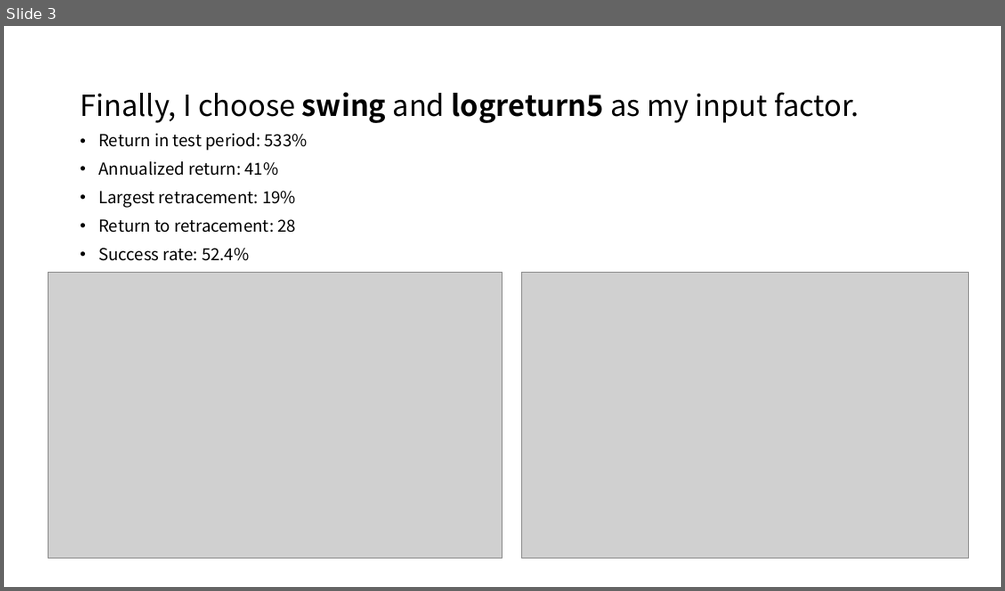
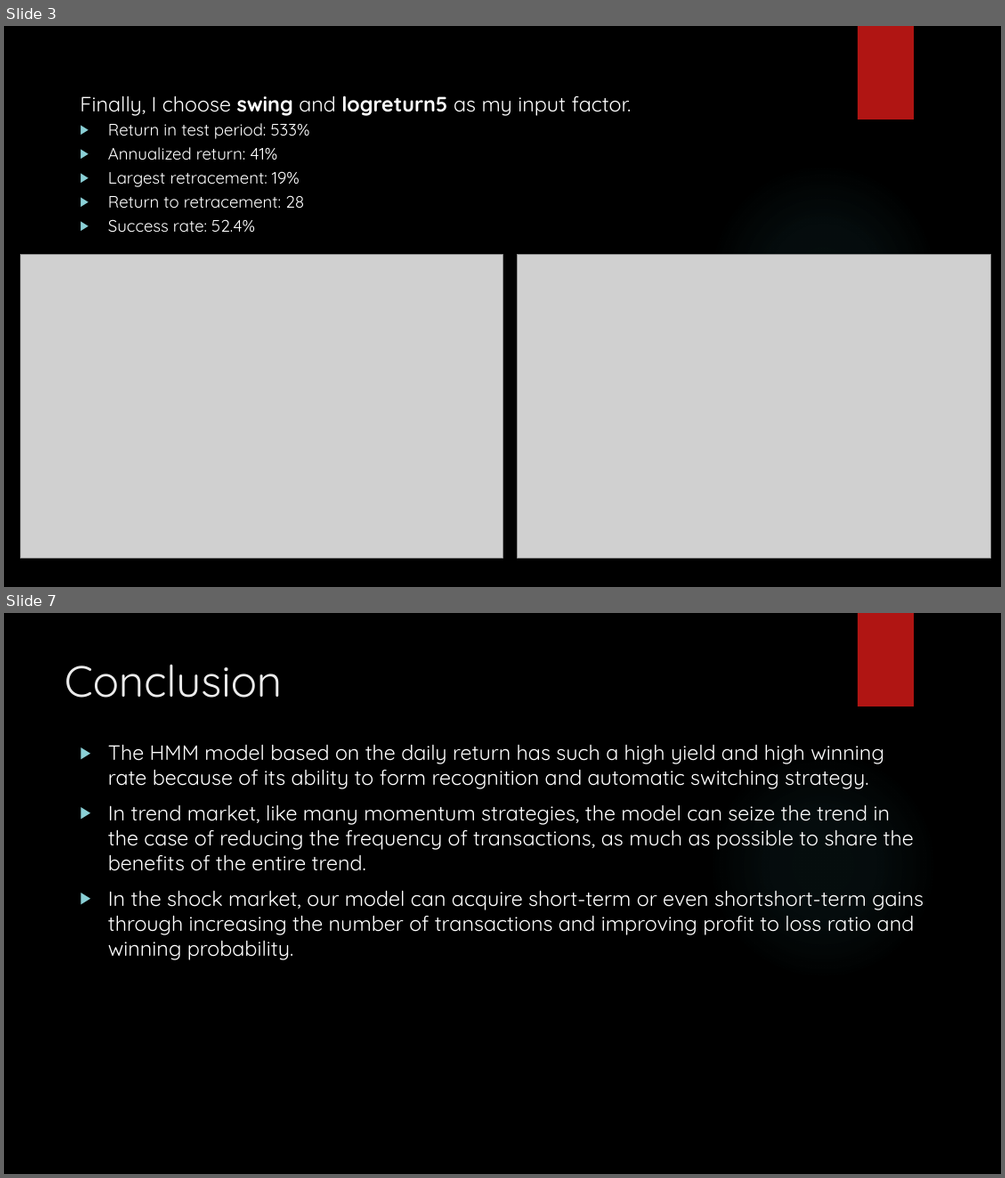
Before and after one commit to chenzhiyunacg/2016.M3.TQF-ML.hmmPrediction, a slide deck: Final presentation.pptx. Shown one above the other, each under a label of ours: slide 3 before the commit, slides 3 and 7 after it; the slides between them are not shown. The pictures are 1005x591 and 1005x1178 pixels, drawn with LibreOffice and Linux fonts; fonts in the diff are those of the drawing; grey boxes stand for pictures; background and template pictures are left out. Boxes give left, top, right and bottom in pixels: in the first picture for what was removed or moved away, otherwise in the second. Text is boxed around its words. In the diff, an @@ line names an element or a change of style, - is before the commit and + after.

```diff
--- a/Final presentation.pptx
+++ b/Final presentation.pptx
@@ slide 7 added at <box>4,613,1001,1174</box>, background picture (left out); not listed: 2 template elements that a slide beside it also shows @@
@@ title added at <box>65,665,283,698</box>, 42 pt, text #EBEBEB @@
+Conclusion
@@ text added at <box>108,744,923,960</box>, 20 pt, text #FFFFFF @@
+▶ The HMM model based on the daily return has such a high yield and high winning rate because of its ability to form recognition and automatic switching strategy.
+▶ In trend market, like many momentum strategies, the model can seize the trend in the case of reducing the frequency of transactions, as much as possible to share the benefits of the entire trend.
+▶ In the shock market, our model can acquire short-term or even shortshort-term gains through increasing the number of transactions and improving profit to loss ratio and winning probability.
@@ slide 3 changed as well @@
@@ background #FFFFFF to picture (left out) @@
@@ rectangle added at <box>858,26,914,119</box>, fill #B01513 @@
@@ text "Finally, I choose swing and ..." at <box>80,95,631,232</box>: size 28 to 20 pt in "Finally, I choose swing and logreturn5 as ..."; font Noto Sans CJK SC to Quicksand, text colour #000000 to #FFFFFF; line spacing 0.9 to 1; bullet • to ▶; line spacing 0.9 to 13pt @@
@@ ellipse added at <box>708,163,938,394</box>, fill gradient #50B9C1 @@
@@ picture: place and size @@
-picture at <box>48,272,502,557</box>
+picture at <box>20,255,502,557</box>
@@ picture: place and size @@
-picture at <box>522,272,969,557</box>
+picture at <box>517,255,991,557</box>
```
Also in this commit, not shown: 4 other slides changed, 2 other slides added, 3 other files.
